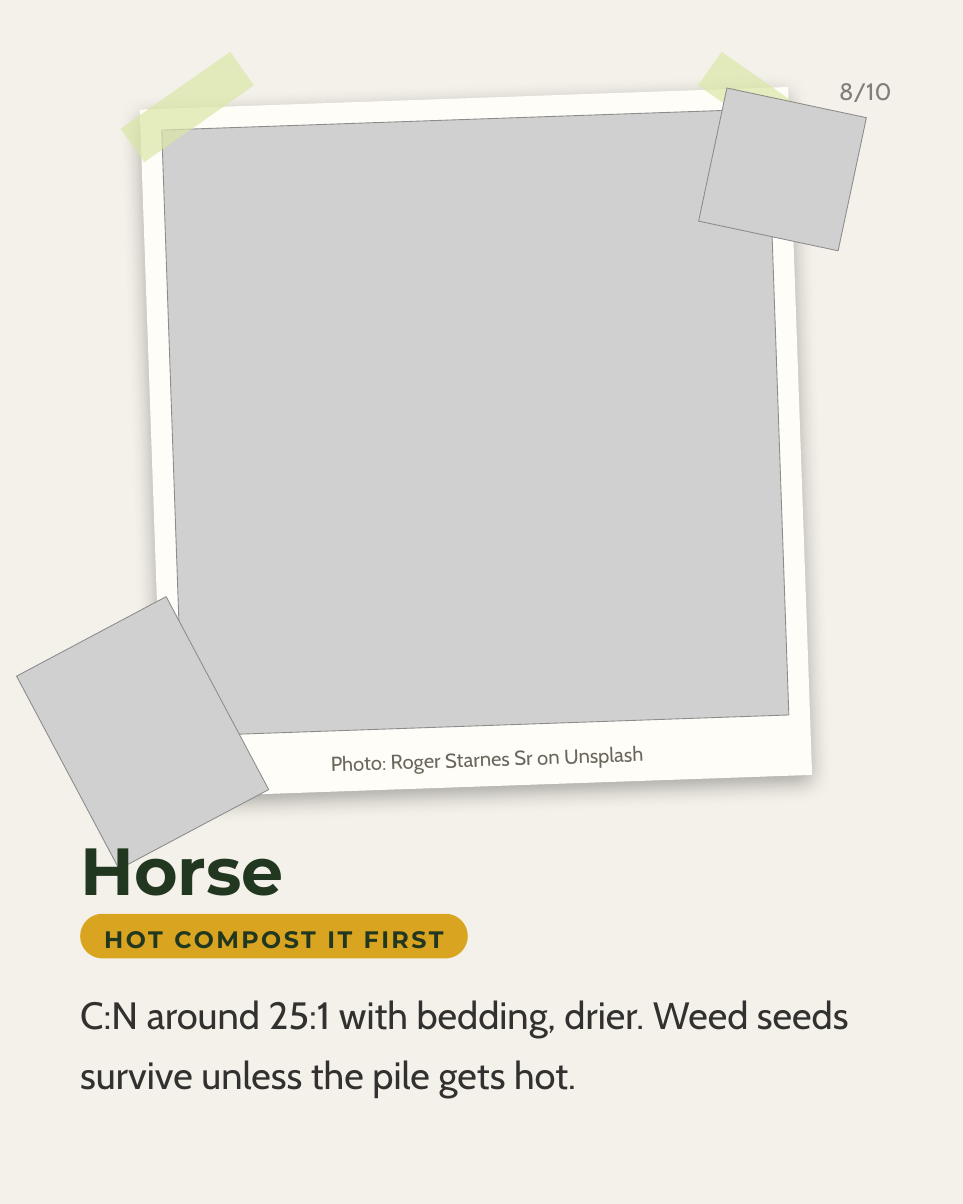
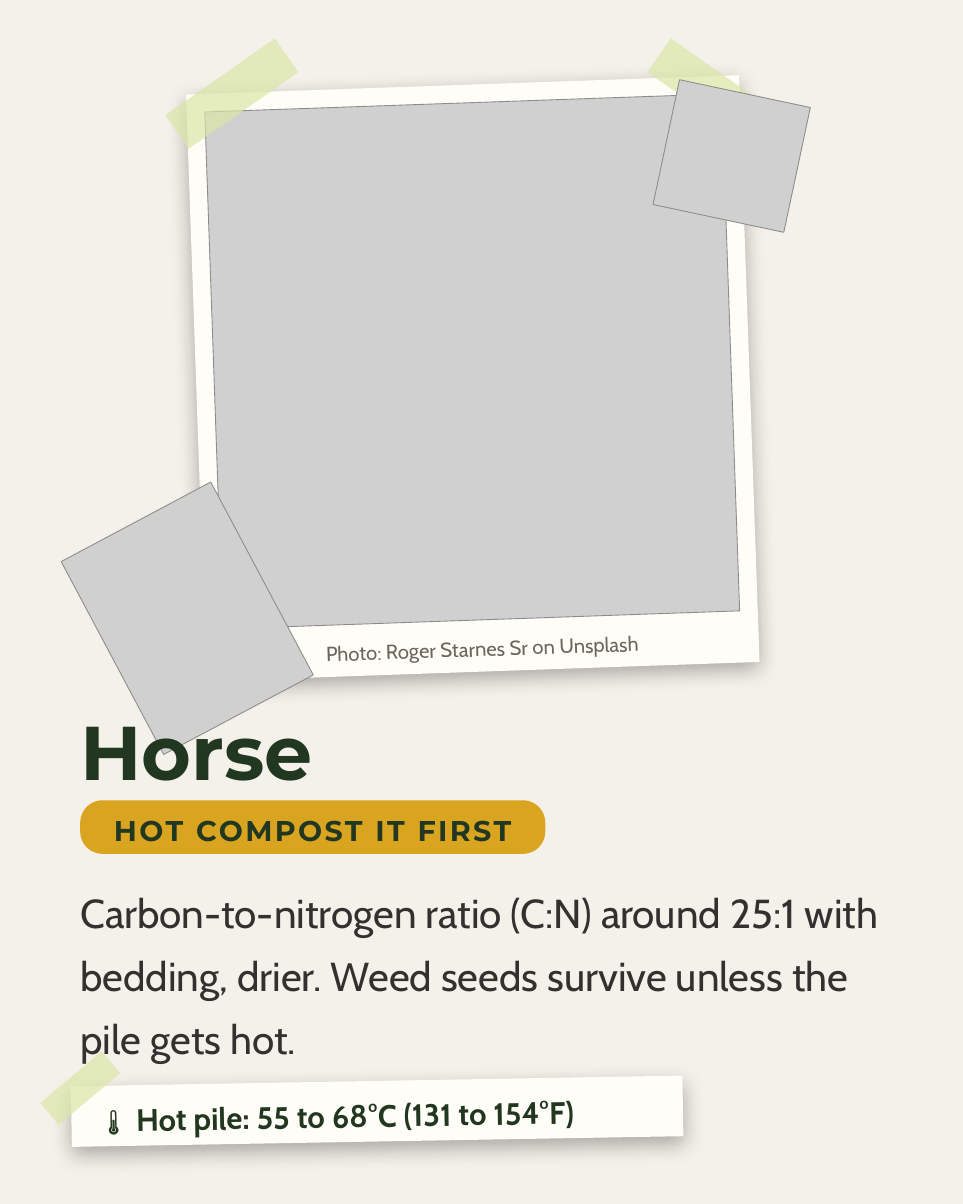
Before and after one commit to linneamoritznyc/SFW-SocialMedia, a slide deck: slide 8 of templates/posts/october/04-10-2026-sun-ig-world-animal-day.pptx. Drawn at 963x1204 pixels with LibreOffice and Linux fonts; fonts in the diff are those of the drawing; grey boxes stand for pictures; background and template pictures are left out. Boxes give left, top, right and bottom in pixels: in the first picture for what was removed or moved away, otherwise in the second. Text is boxed around its words. In the diff, an @@ line names an element or a change of style, - is before the commit and + after.

```diff
--- a/templates/posts/october/04-10-2026-sun-ig-world-animal-day.pptx
+++ b/templates/posts/october/04-10-2026-sun-ig-world-animal-day.pptx
@@ rectangle: place and size @@
-rectangle at (121, 52, 254, 162)
+rectangle at (165, 38, 298, 148)
@@ rectangle: place and size @@
-rectangle at (698, 52, 831, 162)
+rectangle at (647, 38, 780, 148)
@@ rectangle: place and size @@
-rectangle at (140, 87, 812, 798)
+rectangle at (186, 75, 759, 681)
@@ picture: place and size @@
-picture at (699, 88, 867, 250)
+picture at (653, 80, 810, 232)
@@ text removed at (839, 83, 892, 102) @@
-8/10
@@ picture: place and size @@
-picture at (162, 109, 788, 735)
+picture at (205, 94, 740, 629)
@@ picture: place and size @@
-picture at (17, 596, 269, 868)
+picture at (61, 482, 314, 755)
@@ text "Photo: Roger Starnes Sr on ...": place and size @@
-text "Photo: Roger Starnes Sr on ..." at (331, 746, 643, 774)
+text "Photo: Roger Starnes Sr on ..." at (326, 636, 639, 663)
@@ text "Horse": place and size @@
-text "Horse" at (80, 831, 284, 896)
+text "Horse" at (80, 706, 312, 781)
@@ text "Horse" at (80, 706, 312, 781): size 56 to 64 pt @@
@@ text "HOT COMPOST IT FIRST": place and size @@
-text "HOT COMPOST IT FIRST" at (80, 913, 468, 958)
+text "HOT COMPOST IT FIRST" at (114, 820, 512, 842)
@@ text "HOT COMPOST IT FIRST" at (114, 820, 512, 842): size 20 to 24 pt @@
@@ rounded rectangle: place and size @@
-rounded rectangle at (80, 913, 468, 958)
+rounded rectangle at (80, 800, 545, 853)
@@ rounded rectangle at (80, 800, 545, 853): proportions changed @@
@@ text at (80, 897, 878, 1063): text changed; size 32 to 34 pt @@
-C:N around 25:1 with bedding, drier. Weed seeds survive unless the pile gets hot.
+Carbon-to-nitrogen ratio (C:N) around 25:1 with bedding, drier. Weed seeds survive unless the pile gets hot.
@@ rectangle added at (41, 1051, 120, 1124), fill #DBE6A7 at 70% opacity @@
@@ rectangle added at (71, 1075, 684, 1146), fill #FFFDF7 @@
@@ text added at (136, 1100, 575, 1137), 26 pt, text #22371F, bold @@
+🌡️ Hot pile: 55 to 68°C (131 to 154°F)
```
Also in this commit, not shown: 9 other slides changed, 2 slides added, 1 other file.
